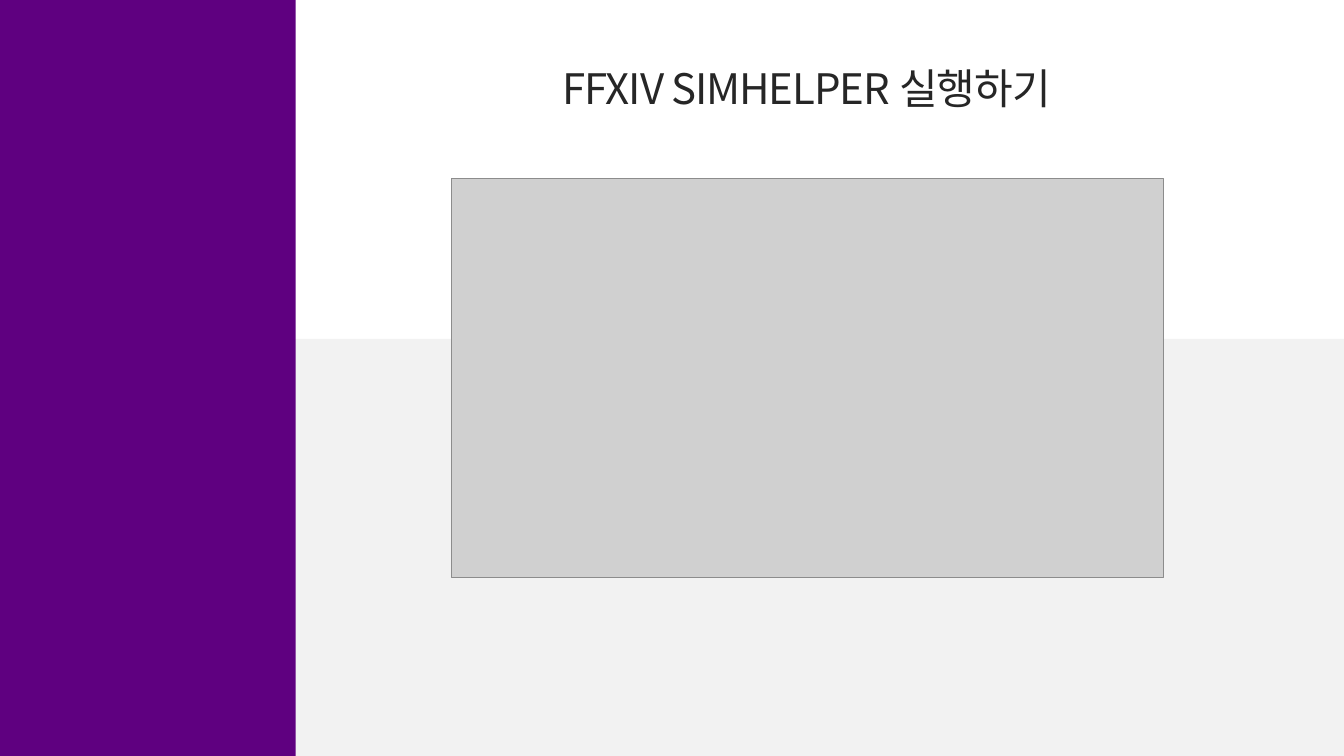
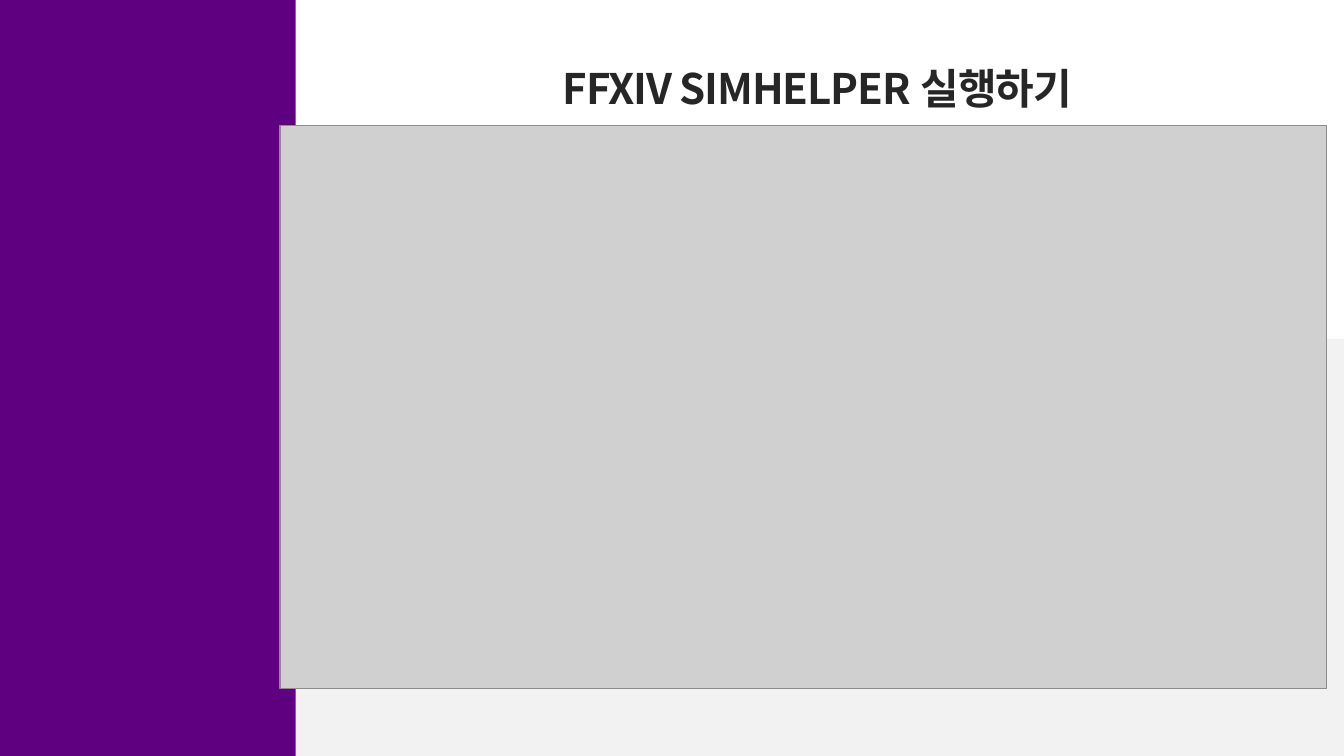
Before and after one commit to junyeopN/blog, a slide deck: slide 3 of download/FFXIV_SIMHELPER_사용설명서.pptx. Drawn at 1344x756 pixels with LibreOffice and Linux fonts; fonts in the diff are those of the drawing; grey boxes stand for pictures. Boxes give left, top, right and bottom in pixels: in the first picture for what was removed or moved away, otherwise in the second. Text is boxed around its words. In the diff, an @@ line names an element or a change of style, - is before the commit and + after.

```diff
--- a/download/FFXIV_SIMHELPER_사용설명서.pptx
+++ b/download/FFXIV_SIMHELPER_사용설명서.pptx
@@ text "FFXIV SIMHELPER 실행하기" at <box>563,69,1072,108</box>: bold on @@
@@ picture added at <box>280,125,1327,689</box> @@
@@ picture removed at <box>452,178,1165,578</box> @@
```
Also in this commit, not shown: 17 other slides changed, 18 other files.
